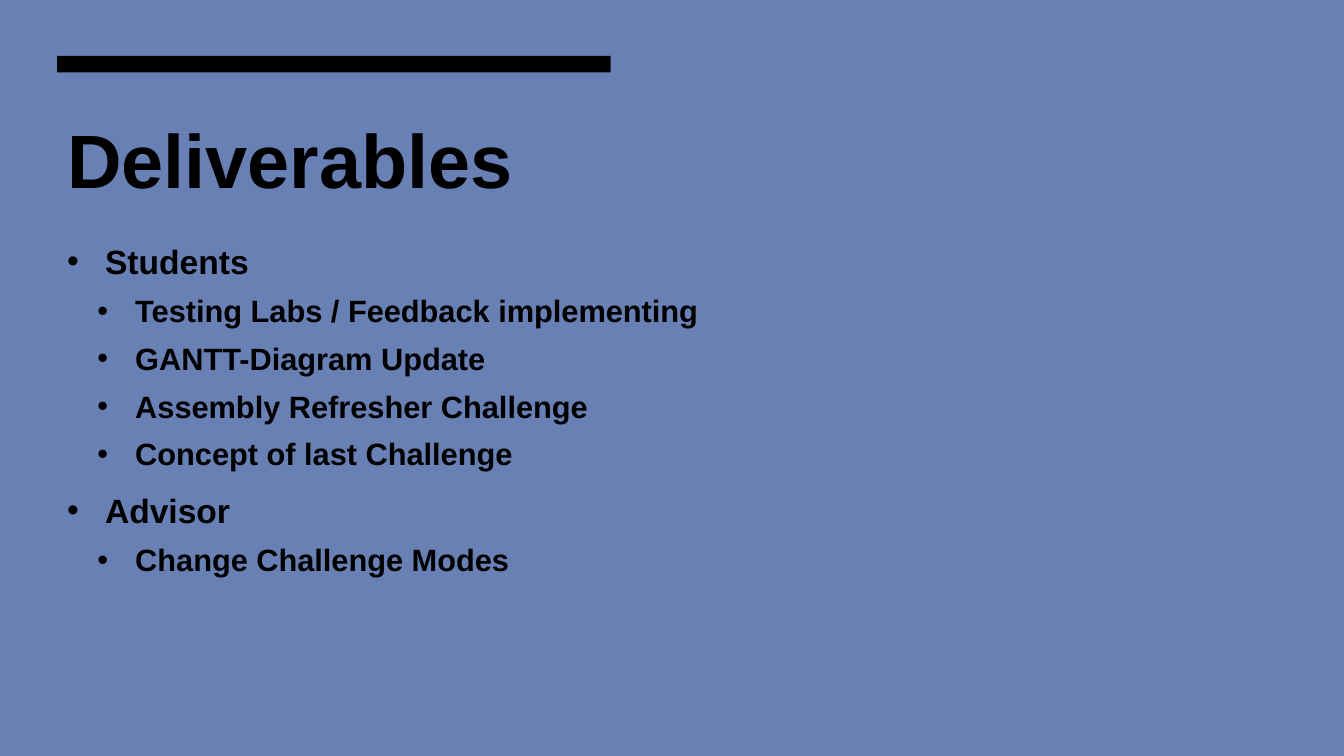
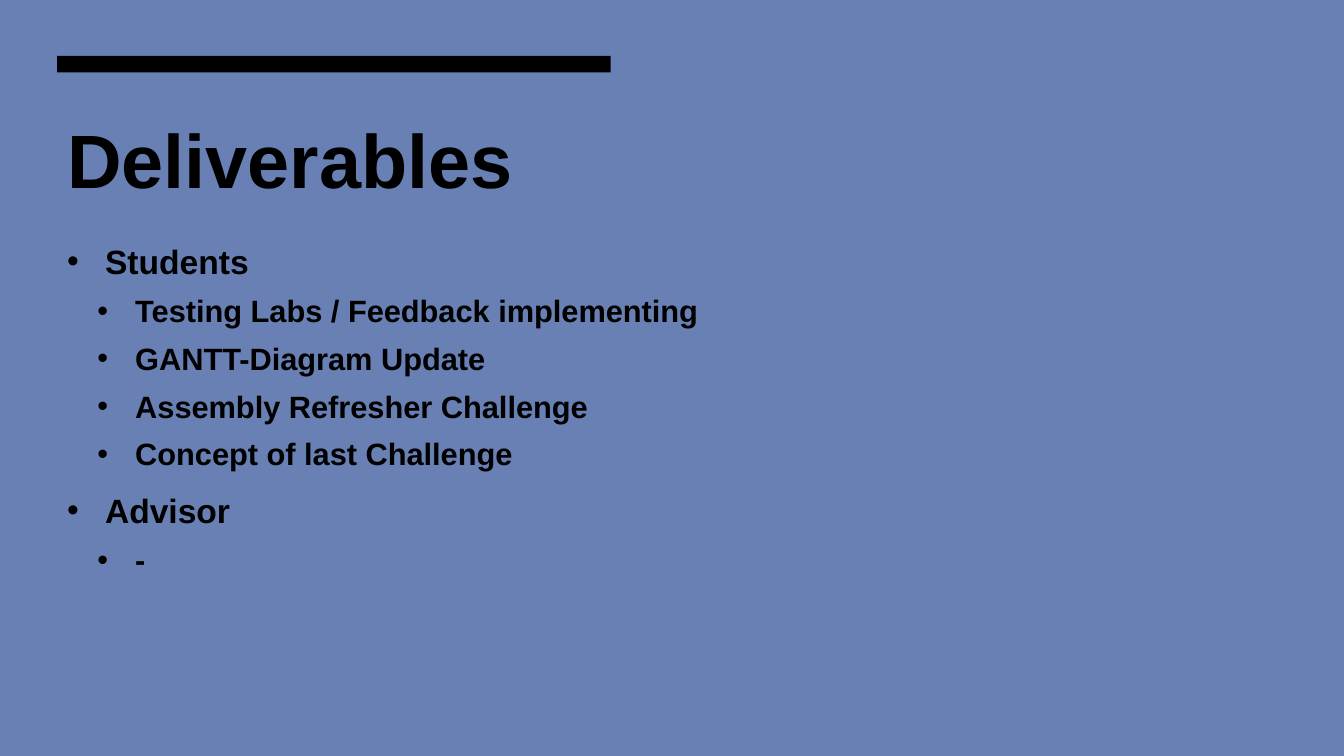
Before and after one commit to TKleb/SA-Documentation, a slide deck: slide 3 of documents/presentations/SA_Meeting_1125.pptx. Drawn at 1344x756 pixels with LibreOffice and Linux fonts; fonts in the diff are those of the drawing. Boxes give left, top, right and bottom in pixels: in the first picture for what was removed or moved away, otherwise in the second. Text is boxed around its words. In the diff, an @@ line names an element or a change of style, - is before the commit and + after.

```diff
--- a/documents/presentations/SA_Meeting_1125.pptx
+++ b/documents/presentations/SA_Meeting_1125.pptx
@@ text at (135, 548, 509, 577): text changed @@
-  • Change Challenge Modes
+  • -
```
Also in this commit, not shown: 4 other slides changed.
